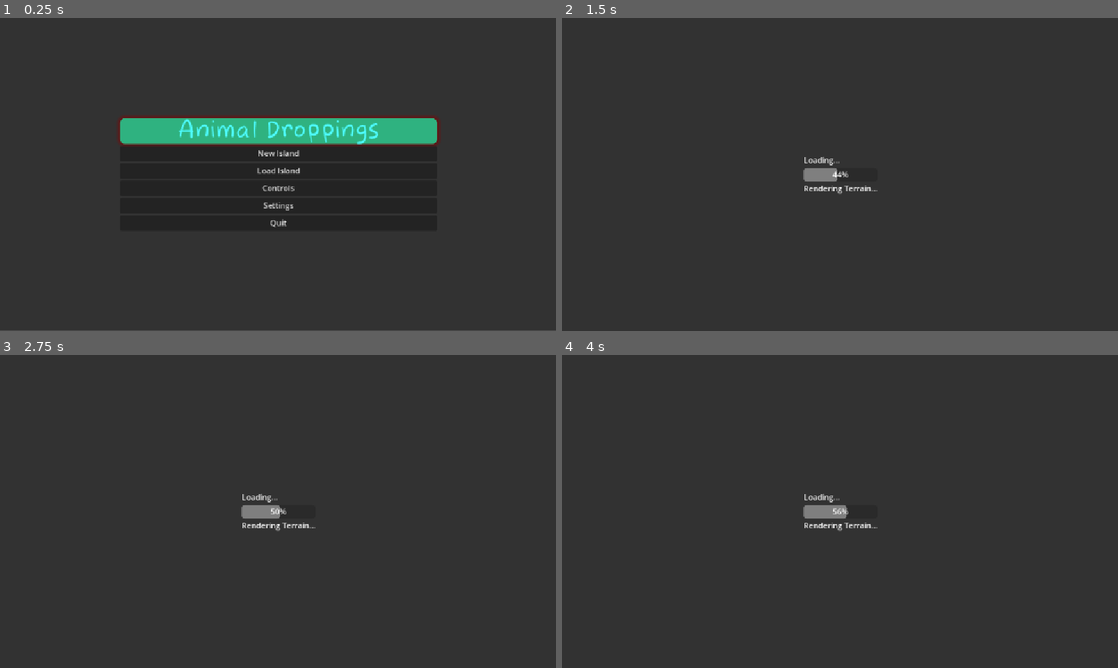
Above: before the commit, frames 1-4 (two rows, left to right).
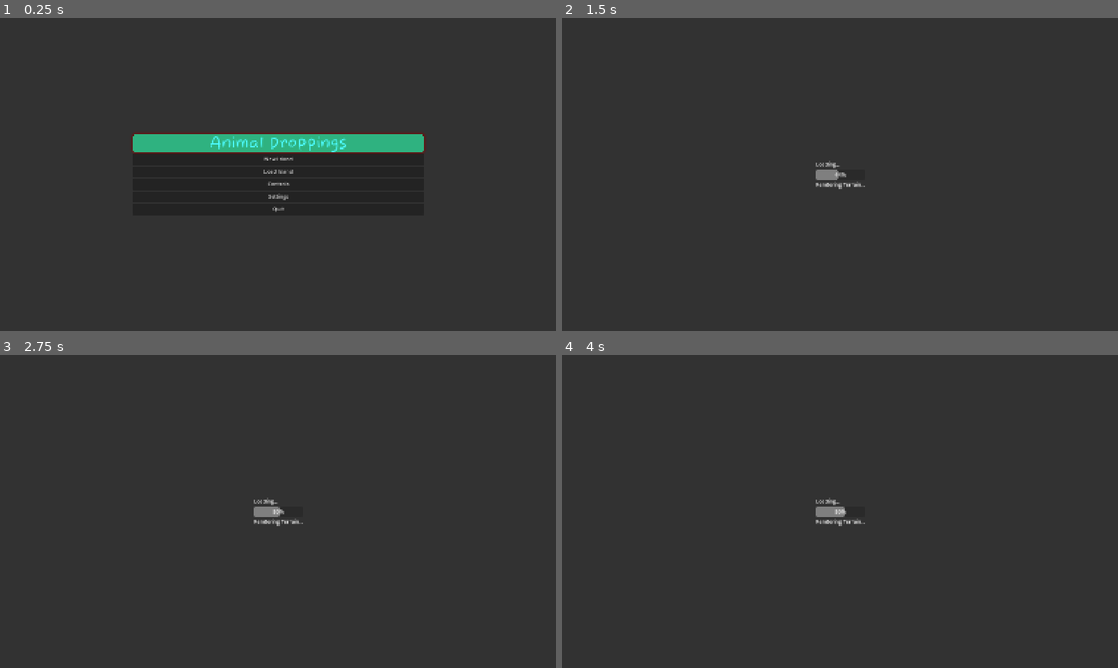
Above: after the commit, the same moments.

Repository: D1g1talfart/IslandGame
Game: Godot game, scene res://Main.tscn
Same seed, same stepped clock (60 frames per second), same inputs: the game is played once before the commit and once after it.
Inputs (mouse positions are in pixels of both pictures, inside the frame that each line leads up to):
- Up to frame 1 (0.25 s): no input
- Up to frame 2 (1.5 s): click "New Island" at 0.5 s; tap Enter (ui_accept) at 1.25 s; move the mouse to (962, 158) at 1.27 s; hold D (move_right) from 1.28 s (still down); tap 1 at 1.35 s; click (962, 158) at 1.42 s
- Up to frame 3 (2.75 s): tap Enter (ui_accept) at 1.52, 2 s; tap 9 at 1.55 s; release D (move_right) at 2 s; drag from (166, 527) to (250, 574) at 2.02 s
- Up to frame 4 (4 s): tap Enter (ui_accept) at 2.75, 3.5 s; move the mouse to (895, 442) at 2.77 s; hold D (move_right) 2.78-3.5 s; tap 0 at 2.85 s; click (895, 442) at 2.92 s; tap 1 at 3.05 s; drag from (812, 574) to (673, 464) at 3.52 s

The runs differ from the first frame. In frame 1, 6.3% of the frame differs, in the area x 0-100%, y 31-100%; in frame 2, 0.5%; in frame 3, 0.5%; in frame 4, 0.5%.

Commit message:
added axe functionality added tool requirement system added tool power level system

Diff:
--- a/Gameworld.tscn
+++ b/Gameworld.tscn
@@ -209,7 +209,7 @@
 script = ExtResource("27_2xuep")
 
 [node name="Camera2D" type="Camera2D" parent="."]
-position = Vector2(573, 323)
+position = Vector2(853, 474)
 script = ExtResource("28_h2wsm")
 
 [node name="TileMapLayer" type="TileMapLayer" parent="."]
--- a/ItemDatabase.gd
+++ b/ItemDatabase.gd
@@ -104,6 +104,18 @@
 		"rarity": "common",
 		"durability": 100,
 		"tool_power": 2
+	},
+	11: {  # Big Axe
+	"id": 11,
+	"name": "Big Axe",
+	"type": "tool",
+	"description": "Heavy axe for cutting large trees",
+	"icon_path": "res://Icons/Axe.png",  # You'll need this icon
+	"stack_size": 1,
+	"sell_price": 200,
+	"rarity": "uncommon",
+	"durability": 150,  # More durable than regular axe
+	"tool_power": 3
 	}
 }
 
--- a/inventory_manager.gd
+++ b/inventory_manager.gd
@@ -47,6 +47,44 @@
 	func get_icon() -> Texture2D:
 		return ItemDatabase.get_item_icon(item_id)
 
+	# Add these methods to your InventoryItem class in inventory_manager.gd
+
+	func get_durability() -> int:
+		return metadata.get("durability", get_max_durability())
+
+	func get_max_durability() -> int:
+		return _cached_data.get("durability", 0)
+
+	func has_durability() -> bool:
+		return get_max_durability() > 0
+
+	func use_durability(amount: int = 1) -> bool:
+		"""Use durability and return true if item should be destroyed"""
+		if not has_durability():
+			return false
+
+		var current_dur = get_durability()
+		var new_dur = max(0, current_dur - amount)
+		metadata["durability"] = new_dur
+
+		print("Tool durability: ", new_dur, "/", get_max_durability())
+
+		return new_dur <= 0  # Return true if broken
+
+	func get_tool_power() -> int:
+		return _cached_data.get("tool_power", 0)
+
+	func is_tool() -> bool:
+		return get_type() == "tool"
+
+	# Add this method to your InventoryItem class in inventory_manager.gd
+
+	func duplicate_with_count(new_count: int) -> InventoryItem:
+		"""Create a duplicate of this item with a different count, preserving metadata"""
+		var new_item = InventoryItem.new(item_id, new_count)
+		new_item.metadata = metadata.duplicate()  # Copy durability and other metadata
+		return new_item
+
 signal inventory_changed
 signal hotbar_changed(slot: int)
 
@@ -59,6 +97,9 @@
 	add_item_by_id(1, 15)  # 15 Wood
 	add_item_by_id(2, 5)   # 5 Stone
 	add_item_by_id(10, 1)  # 1 Axe
+	add_item_by_id(11,1)
+
+	select_hotbar_slot(0)
 
 # UPDATED: Add item by ID (primary method)
 func add_item_by_id(item_id: int, amount: int = 1) -> bool:
@@ -177,6 +218,44 @@
 		hotbar_changed.emit(slot)
 		print("Selected hotbar slot: ", slot)
 
+	# Add these methods to your main InventoryManager class
+
+func get_equipped_tool() -> InventoryItem:
+	"""Get the currently equipped tool (selected hotbar item)"""
+	return get_selected_item()
+
+func has_tool_equipped(tool_type: String = "") -> bool:
+	"""Check if player has a tool equipped"""
+	var equipped = get_equipped_tool()
+	if not equipped or not equipped.is_tool():
+		return false
+
+	# If specific tool type requested, check it
+	if tool_type != "":
+		return equipped.get_name().to_lower().contains(tool_type.to_lower())
+
+	return true
+
+func use_equipped_tool(durability_cost: int = 1) -> bool:
+	"""Use the equipped tool and handle breaking. Returns false if tool breaks."""
+	var equipped = get_equipped_tool()
+	if not equipped or not equipped.is_tool():
+		return false
+
+	var should_break = equipped.use_durability(durability_cost)
+
+	if should_break:
+		print("💥 ", equipped.get_name(), " broke!")
+		# Remove the broken tool
+		items[selected_hotbar_slot] = null
+		inventory_changed.emit()
+		hotbar_changed.emit(selected_hotbar_slot)
+		return false
+
+	# Tool still works
+	inventory_changed.emit()
+	return true
+
 func _input(event):
 	if event is InputEventKey and event.pressed:
 		if event.keycode >= KEY_1 and event.keycode <= KEY_9:
--- a/inventory_ui.gd
+++ b/inventory_ui.gd
@@ -41,8 +41,8 @@
 
 		print("Right-click dragging single item: ", item.get_name())
 
-		# Create single item for dragging using new system
-		var drag_item = InventoryManager.InventoryItem.new(item.item_id, 1)
+		# FIXED: Create single item preserving metadata
+		var drag_item = item.duplicate_with_count(1)
 
 		# Create preview with icon
 		var preview = create_drag_preview(item, 1)
@@ -86,21 +86,32 @@
 
 	func create_drag_preview(item: InventoryManager.InventoryItem, count: int) -> Control:
 		var preview = Button.new()
-		preview.custom_minimum_size = Vector2(85, 85)  # Match new button size
+		preview.custom_minimum_size = Vector2(85, 85)
 		preview.size = Vector2(85, 85)
 		preview.modulate = Color(1, 1, 1, 0.8)
 
-		# Set BIGGER icon if available
+		# Set icon if available
 		var icon = item.get_icon()
 		if icon:
 			preview.icon = icon
 			preview.icon_alignment = HORIZONTAL_ALIGNMENT_CENTER
-			preview.expand_icon = true  # Make drag preview icon big too!
-			preview.text = str(count)
+			preview.expand_icon = true
+
+			# Handle tool vs normal item display
+			if item.is_tool():
+				preview.text = item.get_name()
+				# Add durability bar to preview too
+				inventory_ui.add_durability_bar_to_button(preview, item)
+			else:
+				preview.text = str(count)
+
 			preview.vertical_icon_alignment = VERTICAL_ALIGNMENT_TOP
 		else:
 			# Fallback to text
-			preview.text = item.get_name() + "\n" + str(count)
+			if item.is_tool():
+				preview.text = item.get_name()
+			else:
+				preview.text = item.get_name() + "\n" + str(count)
 
 		return preview
 
@@ -140,6 +151,10 @@
 	create_full_inventory()
 	inventory_manager.inventory_changed.connect(update_all_displays)
 	inventory_manager.hotbar_changed.connect(highlight_selected_slot)
+
+	# ADD THIS: Ensure initial selection after everything is connected
+	await get_tree().process_frame
+	highlight_selected_slot(inventory_manager.selected_hotbar_slot)
 
 func show_inventory_ui():
 	"""Call this when the game is actually ready to show inventory"""
@@ -200,8 +215,8 @@
 
 	# BIGGER: Even wider panel for larger icons
 	inventory_panel.set_anchors_and_offsets_preset(Control.PRESET_CENTER)
-	inventory_panel.offset_left = -450   # Even wider (was -400)
-	inventory_panel.offset_right = 450
+	inventory_panel.offset_left = -470   # Even wider (was -400)
+	inventory_panel.offset_right = 470
 	inventory_panel.offset_top = -275    # Taller (was -225)
 	inventory_panel.offset_bottom = 275
 
@@ -283,8 +298,11 @@
 
 func update_hotbar_display():
 	for i in range(10):
+		var button = hotbar_slots[i]
 		var item = inventory_manager.get_hotbar_item(i)
-		var button = hotbar_slots[i]
+
+		# ALWAYS clean up first, regardless of item state
+		remove_durability_bar_from_button(button)
 
 		if item != null:
 			# Set icon
@@ -292,18 +310,31 @@
 			if icon:
 				button.icon = icon
 				button.icon_alignment = HORIZONTAL_ALIGNMENT_CENTER
-				button.expand_icon = true  # Make icon bigger
-
-				# Show both name AND count for hotbar
+				button.expand_icon = true
+
+				# Show name and handle tool durability vs normal count
 				var name = item.get_name()
-				if name.length() > 8:  # Shorten long names
+				if name.length() > 8:
 					name = name.substr(0, 6) + ".."
-				button.text = name + "\n" + str(item.count)
+
+				if item.is_tool():
+					# Tools show name only, durability bar will be added
+					button.text = name
+					# Use call_deferred to avoid timing issues
+					call_deferred("add_durability_bar_to_button", button, item)
+				else:
+					# Normal items show name + count
+					button.text = name + "\n" + str(item.count)
+
 				button.vertical_icon_alignment = VERTICAL_ALIGNMENT_TOP
 			else:
 				# Fallback to text if no icon
 				button.icon = null
-				button.text = item.get_name() + "\n" + str(item.count)
+				if item.is_tool():
+					button.text = item.get_name()
+					call_deferred("add_durability_bar_to_button", button, item)
+				else:
+					button.text = item.get_name() + "\n" + str(item.count)
 		else:
 			button.icon = null
 			button.text = str(i + 1) if i < 9 else "0"
@@ -314,33 +345,54 @@
 
 	for i in range(40):
 		if i < inventory_slots.size():
+			var button = inventory_slots[i]
 			var item = inventory_manager.items[i] if i < inventory_manager.items.size() else null
-			var button = inventory_slots[i]
+
+			# ALWAYS clean up first
+			remove_durability_bar_from_button(button)
 
 			if item != null:
-				var count = item.count
-
-				# Set BIGGER icon
+				# Set icon
 				var icon = item.get_icon()
 				if icon:
 					button.icon = icon
 					button.icon_alignment = HORIZONTAL_ALIGNMENT_CENTER
-					button.expand_icon = true  # BIGGER icons!
-
-					# For inventory, show count prominently
-					button.text = str(count)
+					button.expand_icon = true
+
+					if item.is_tool():
+						# Tools show no count text, just durability bar
+						button.text = ""
+						call_deferred("add_durability_bar_to_button", button, item)
+
+						# Enhanced tooltip for tools with durability
+						var dur = item.get_durability()
+						var max_dur = item.get_max_durability()
+						button.tooltip_text = item.get_name() + "\nDurability: " + str(dur) + "/" + str(max_dur) + "\n" + ItemDatabase.get_item_by_id(item.item_id).get("description", "")
+					else:
+						# Normal items show count
+						button.text = str(item.count)
+						button.tooltip_text = item.get_name() + " (x" + str(item.count) + ")\n" + ItemDatabase.get_item_by_id(item.item_id).get("description", "") + "\n\nLeft-click: drag all\nRight-click: drag one"
+
 					button.vertical_icon_alignment = VERTICAL_ALIGNMENT_TOP
-
-					# Add name to tooltip
-					button.tooltip_text = item.get_name() + " (x" + str(count) + ")\n" + ItemDatabase.get_item_by_id(item.item_id).get("description", "") + "\n\nLeft-click: drag all\nRight-click: drag one"
 				else:
 					# Fallback to text if no icon
 					button.icon = null
-					var display_name = item.get_name()
-					if display_name.length() > 10:  # More space now
-						display_name = display_name.substr(0, 8) + ".."
-					button.text = display_name + "\n" + str(count)
-					button.tooltip_text = item.get_name() + " (x" + str(count) + ")\nLeft-click: drag all\nRight-click: drag one"
+					if item.is_tool():
+						var display_name = item.get_name()
+						if display_name.length() > 10:
+							display_name = display_name.substr(0, 8) + ".."
+						button.text = display_name
+						call_deferred("add_durability_bar_to_button", button, item)
+
+						var dur = item.get_durability()
+						var max_dur = item.get_max_durability()
+						button.tooltip_text = item.get_name() + "\nDurability: " + str(dur) + "/" + str(max_dur)
+					else:
+						var display_name = item.get_name()
+						if display_name.length() > 10:
+							display_name = display_name.substr(0, 8) + ".."
+						button.text = display_name + "\n" + str(item.count)
+						button.tooltip_text = item.get_name() + " (x" + str(item.count) + ")\nLeft-click: drag all\nRight-click: drag one"
 
 				button.disabled = false
 
@@ -352,7 +404,7 @@
 						button.modulate = Color.CYAN if i < 10 else Color.LIGHT_BLUE
 					"consumable":
 						button.modulate = Color.GREEN if i < 10 else Color.LIGHT_GREEN
-					"seed":  # NEW!
+					"seed":
 						button.modulate = Color.MAGENTA if i < 10 else Color.PINK
 					_:
 						button.modulate = Color.YELLOW if i < 10 else Color.WHITE
@@ -363,14 +415,77 @@
 				button.disabled = false
 				button.modulate = Color.YELLOW if i < 10 else Color.GRAY
 
+func remove_durability_bar_from_button(button: Button):
+	"""Remove ALL durability bar elements from a button"""
+	# Remove by name - more reliable
+	var children_to_remove = []
+
+	for child in button.get_children():
+		if child.name.begins_with("Durability"):
+			children_to_remove.append(child)
+
+	for child in children_to_remove:
+		child.queue_free()
+
+	# Also remove any ColorRect children (fallback cleanup)
+	var color_rects = []
+	for child in button.get_children():
+		if child is ColorRect:
+			color_rects.append(child)
+
+	for rect in color_rects:
+		rect.queue_free()
+
+func add_durability_bar_to_button(button: Button, item: InventoryManager.InventoryItem):
+	"""Add a durability bar to a button"""
+	# ALWAYS remove existing bars first
+	remove_durability_bar_from_button(button)
+
+	# Wait a frame to ensure cleanup is complete
+	await get_tree().process_frame
+
+	var current_dur = item.get_durability()
+	var max_dur = item.get_max_durability()
+
+	if max_dur <= 0:
+		return  # No durability system
+
+	# Calculate durability percentage
+	var durability_percent = float(current_dur) / float(max_dur)
+
+	# Create background bar
+	var bg_bar = ColorRect.new()
+	bg_bar.name = "DurabilityBG_" + str(item.item_id)  # Unique name
+	bg_bar.color = Color.BLACK
+	bg_bar.size = Vector2(button.size.x - 10, 6)
+	bg_bar.position = Vector2(5, button.size.y - 10)
+	button.add_child(bg_bar)
+
+	# Create durability bar
+	var dur_bar = ColorRect.new()
+	dur_bar.name = "DurabilityBar_" + str(item.item_id)  # Unique name
+	dur_bar.size = Vector2((button.size.x - 10) * durability_percent, 6)
+	dur_bar.position = Vector2(5, button.size.y - 10)
+
+	# Color based on durability percentage
+	if durability_percent > 0.5:
+		dur_bar.color = Color.GREEN
+	elif durability_percent > 0.1:
+		dur_bar.color = Color.YELLOW
+	else:
+		dur_bar.color = Color.RED
+
+	button.add_child(dur_bar)
+
 func highlight_selected_slot(slot: int):
-	# Reset all buttons
+	# Reset all buttons to their default color (not white!)
 	for button in hotbar_slots:
-		button.modulate = Color.WHITE
+		button.modulate = Color.HONEYDEW  # Use the original color, not WHITE
 
 	# Highlight selected
 	if slot < hotbar_slots.size():
 		hotbar_slots[slot].modulate = Color.YELLOW
+		print("UI: Highlighted hotbar slot ", slot)  # Debug to confirm it's working
 
 func _input(event):
 	if not visible:
--- a/loading_screen.tscn
+++ b/loading_screen.tscn
@@ -5,11 +5,9 @@
 
 [node name="LoadingScreen" type="Control" node_paths=PackedStringArray("progress_bar", "status_label")]
 layout_mode = 3
-anchors_preset = 8
-anchor_left = 0.5
-anchor_top = 0.5
-anchor_right = 0.5
-anchor_bottom = 0.5
+anchors_preset = 15
+anchor_right = 1.0
+anchor_bottom = 1.0
 grow_horizontal = 2
 grow_vertical = 2
 script = ExtResource("1_mggpi")
@@ -18,15 +16,9 @@
 
 [node name="Background" type="ColorRect" parent="."]
 layout_mode = 1
-anchors_preset = 8
-anchor_left = 0.5
-anchor_top = 0.5
-anchor_right = 0.5
-anchor_bottom = 0.5
-offset_left = -578.0
-offset_top = -329.0
-offset_right = 580.0
-offset_bottom = 329.0
+anchors_preset = 15
+anchor_right = 1.0
+anchor_bottom = 1.0
 grow_horizontal = 2
 grow_vertical = 2
 color = Color(0.194349, 0.194349, 0.194349, 1)
@@ -38,9 +30,9 @@
 anchor_top = 0.5
 anchor_right = 0.5
 anchor_bottom = 0.5
-offset_left = -20.0
+offset_left = -37.5
 offset_top = -40.5
-offset_right = 20.0
+offset_right = 37.5
 offset_bottom = 40.5
 grow_horizontal = 2
 grow_vertical = 2
@@ -54,9 +46,11 @@
 
 [node name="ProgressBar" type="ProgressBar" parent="CenterContainer/VBoxContainer"]
 layout_mode = 2
+size_flags_vertical = 4
 
 [node name="Status_Label" type="Label" parent="CenterContainer/VBoxContainer"]
 layout_mode = 2
+horizontal_alignment = 1
 
 [node name="IslandGenerator" type="Node" parent="."]
 script = ExtResource("2_htrc2")
--- a/main_menu.tscn
+++ b/main_menu.tscn
@@ -34,15 +34,9 @@
 
 [node name="Background" type="ColorRect" parent="."]
 layout_mode = 1
-anchors_preset = 8
-anchor_left = 0.5
-anchor_top = 0.5
-anchor_right = 0.5
-anchor_bottom = 0.5
-offset_left = -576.0
-offset_top = -325.0
-offset_right = 579.0
-offset_bottom = 322.0
+anchors_preset = 15
+anchor_right = 1.0
+anchor_bottom = 1.0
 grow_horizontal = 2
 grow_vertical = 2
 color = Color(0.194349, 0.194349, 0.194349, 1)
@@ -54,10 +48,10 @@
 anchor_top = 0.5
 anchor_right = 0.5
 anchor_bottom = 0.5
-offset_left = -328.5
-offset_top = -69.5
-offset_right = 328.5
-offset_bottom = 69.5
+offset_left = -444.0
+offset_top = -114.0
+offset_right = 444.0
+offset_bottom = 114.0
 grow_horizontal = 2
 grow_vertical = 2
 alignment = 1
--- a/project.godot
+++ b/project.godot
@@ -22,6 +22,9 @@
 
 [display]
 
+window/size/viewport_width=1696
+window/size/viewport_height=954
+window/size/mode=2
 window/stretch/mode="canvas_items"
 
 [input]
--- a/terrain_manager.gd
+++ b/terrain_manager.gd
@@ -74,7 +74,8 @@
 
 var resource_spawn_rules: Dictionary = {
 	TerrainType.LEVEL0_GRASS: [
-		{"type": "small_tree", "chance": 0.2, "max_per_tile": 1},
+		{"type": "small_tree", "chance": 0.1, "max_per_tile": 1},
+		{"type": "oak_tree", "chance": 0.3, "max_per_tile": 1},
 		{"type": "berry_bush", "chance": 0.1, "max_per_tile": 1}
 	],
 	TerrainType.LEVEL1_GRASS: [
@@ -90,7 +91,8 @@
 		{"type": "crystal_node", "chance": 0.05, "max_per_tile": 1}
 	],
 	TerrainType.LEVEL3_DIRT: [
-		{"type": "crystal_node", "chance": 0.1, "max_per_tile": 1}
+		{"type": "crystal_node", "chance": 0.1, "max_per_tile": 1},
+		{"type": "stone_medium", "chance": 0.1, "max_per_tile": 1}
 	],
 	TerrainType.BEACH: [
 		{"type": "driftwood", "chance": 0.3, "max_per_tile": 2},
@@ -482,9 +484,72 @@
 
 	return drops
 
+# Define which resources require tools
+# UPDATED: Tool requirements now include power levels
+var tool_requirements: Dictionary = {
+	"small_tree": {"tool_type": "axe", "power_required": 1},
+	"oak_tree": {"tool_type": "axe", "power_required": 2},
+	"pine_tree": {"tool_type": "axe", "power_required": 2},
+	"ancient_tree": {"tool_type": "axe", "power_required": 3},
+	"driftwood": {"tool_type": "axe", "power_required": 1}
+	# Future: Stone resources might need pickaxe
+	# "stone_small": {"tool_type": "pickaxe", "power_required": 1},
+	# "stone_medium": {"tool_type": "pickaxe", "power_required": 2}
+}
+
 func collect_resource(resource_data: Dictionary) -> Array:
-	"""Collect a resource and remove it from the world"""
-	var drops = get_resource_drops(resource_data.type)
+	"""Collect a resource with tool type AND power requirements"""
+	var drops = []
+
+	# Check tool requirements FIRST
+	var requirements = tool_requirements.get(resource_data.type, {})
+
+	if not requirements.is_empty():
+		# Find inventory manager
+		var inventory_manager = get_tree().get_first_node_in_group("inventory_manager")
+		if not inventory_manager:
+			inventory_manager = get_node_or_null("/root/Main/Player/InventoryManager")
+
+		if not inventory_manager:
+			print("❌ No inventory manager found!")
+			return []
+
+		var required_tool_type = requirements.get("tool_type", "")
+		var required_power = requirements.get("power_required", 0)
+
+		# Check if required tool type is equipped
+		if not inventory_manager.has_tool_equipped(required_tool_type):
+			print("❌ You need a ", required_tool_type, " to collect ", resource_data.type)
+			return []
+
+		# Check tool power
+		var equipped_tool = inventory_manager.get_equipped_tool()
+		var tool_power = equipped_tool.get_tool_power()
+
+		if tool_power < required_power:
+			print("❌ Your ", equipped_tool.get_name(), " (power ", tool_power, ") is not strong enough!")
+			print("❌ ", resource_data.type, " requires tool power ", required_power)
+
+			# Give helpful hints
+			match required_power:
+				2:
+					print("💡 Try finding a better axe for tougher trees")
+				3:
+					print("💡 You need a Big Axe to cut ancient trees!")
+
+			return []
+
+		# Tool type and power check passed - use the tool
+		var tool_still_works = inventory_manager.use_equipped_tool(1)
+
+		if not tool_still_works:
+			print("💔 Your ", equipped_tool.get_name(), " broke while collecting ", resource_data.type)
+			# Still allow collection since tool broke during use
+		else:
+			print("🔧 Used ", equipped_tool.get_name(), " (power ", tool_power, ") to collect ", resource_data.type)
+
+	# Tool check passed (or no tool required) - collect the resource
+	drops = get_resource_drops(resource_data.type)
 
 	# Remove from spawned resources
 	var index = spawned_resources.find(resource_data)
@@ -492,18 +557,16 @@
 		spawned_resources.remove_at(index)
 		print("TerrainManager: Collected ", resource_data.type, " - got ", drops.size(), " drops")
 
-		# AUTO-ADD TO INVENTORY (if inventory manager exists)
+		# AUTO-ADD TO INVENTORY
 		var inventory_manager = get_tree().get_first_node_in_group("inventory_manager")
 		if not inventory_manager:
-			inventory_manager = get_node_or_null("/root/Main/InventoryManager")
+			inventory_manager = get_node_or_null("/root/Main/Player/InventoryManager")
 
 		if inventory_manager:
 			for drop in drops:
 				if drop.has("item_id"):
-					# Using new ID system
 					inventory_manager.add_item_by_id(drop.item_id, drop.amount)
 				elif drop.has("item"):
-					# Fallback for old system
 					inventory_manager.add_item_by_name(drop.item, drop.amount)
 		else:
 			print("WARNING: No inventory manager found to add drops to")
Binary file added: Models/Axe.glb
Not shown, added: Models/Axe.glb.import
Binary file added: Models/Axe_0.png
Not shown, added: Models/Axe_0.png.import
Binary file added: Models/Axe_1.png
Not shown, added: Models/Axe_1.png.import
